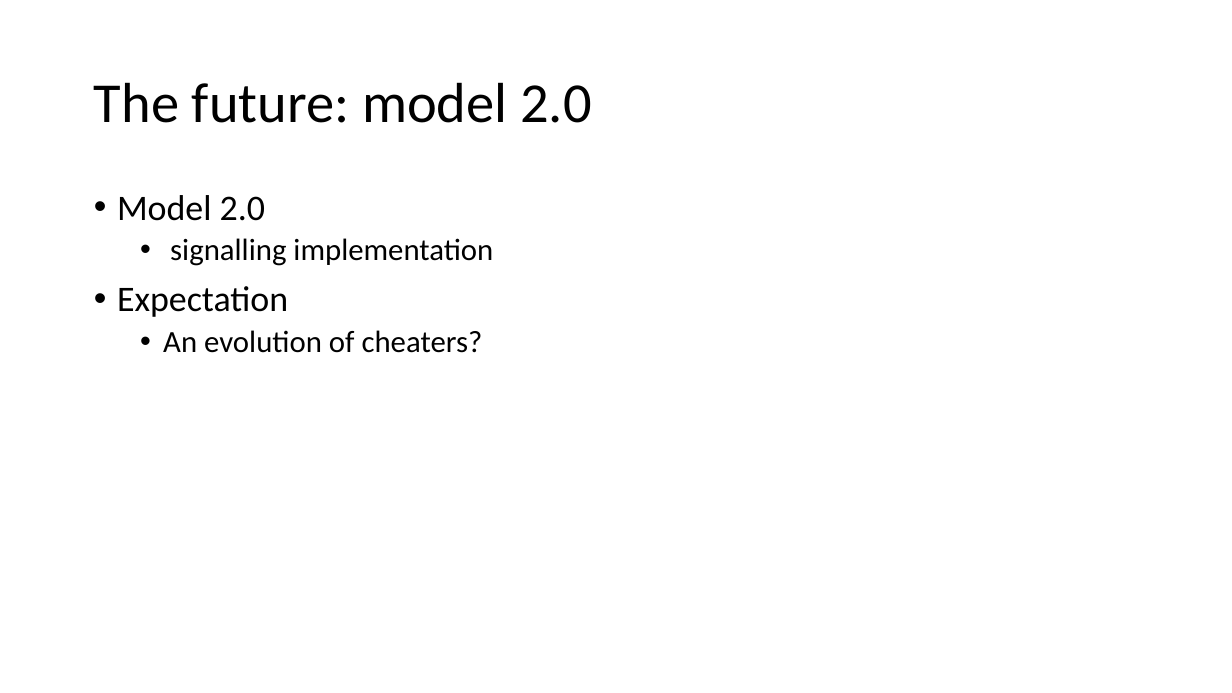
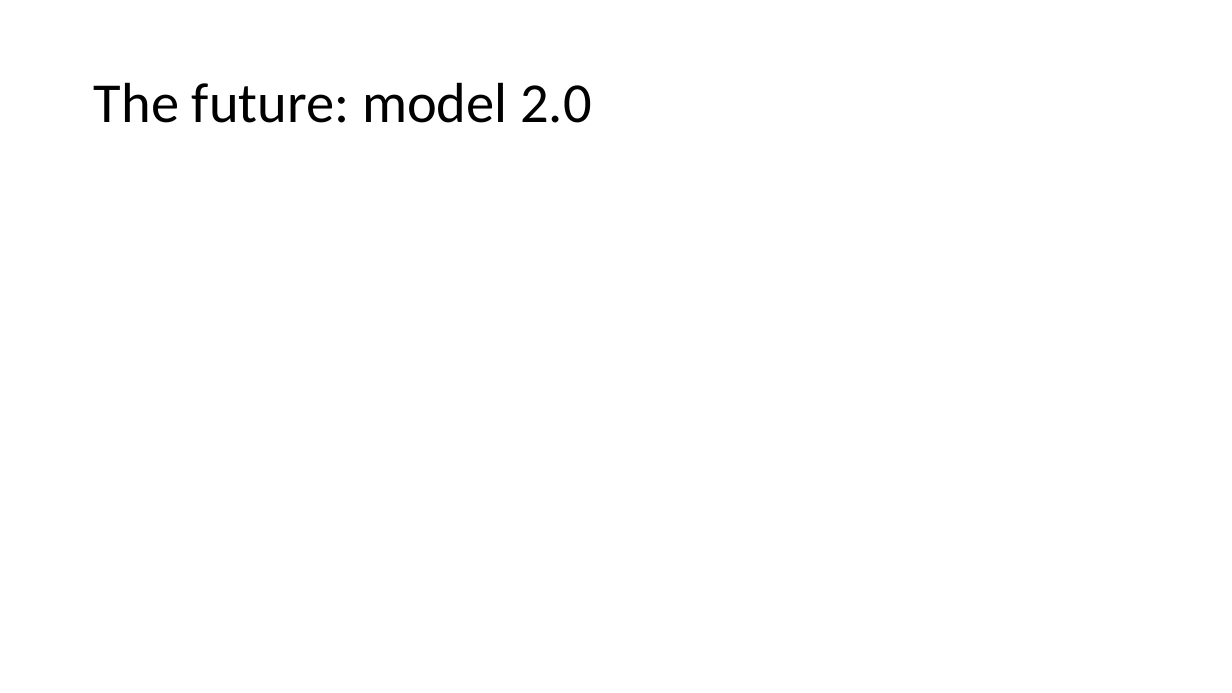
Before and after one commit to J-Damhuis/Cooperation, a slide deck: slide 15 of Presentations/Presentation_17-12-2018.pptx (slide 14 before the commit). Drawn at 1232x693 pixels with LibreOffice and Linux fonts; fonts in the diff are those of the drawing; grey boxes stand for pictures. Boxes give left, top, right and bottom in pixels: in the first picture for what was removed or moved away, otherwise in the second. Text is boxed around its words. In the diff, an @@ line names an element or a change of style, - is before the commit and + after.

```diff
--- a/Presentations/Presentation_17-12-2018.pptx
+++ b/Presentations/Presentation_17-12-2018.pptx
@@ text removed at (117,195,493,353) @@
-• Model 2.0
-  • signalling implementation
-• Expectation
-  • An evolution of cheaters?
```
Also in this commit, not shown: 5 other slides changed, 1 slide added.
